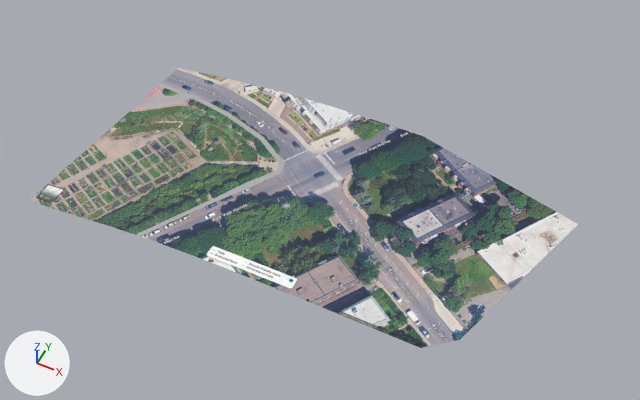
The FBX model src/Terrain/StreetCorner/Art/street_corner_terrain.fbx: old version first, new version second.
Camera for both pictures: a camera (50 mm lens) standing at (105.0, -199.0, 245.0) and looking at (7.0, -3.0, 0.0). Arrows for +X, +Y and +Z are at lower left; the lights stay in place. Where no turn or scale is listed for an object, it has been applied to the vertices. Vertices at the same position are counted once.

The first picture shows 'street_corner_satellite', 'street_corner_satellite.002', 'street_corner_satellite.003', 'street_corner_satellite.004', 'street_corner_satellite.005'.
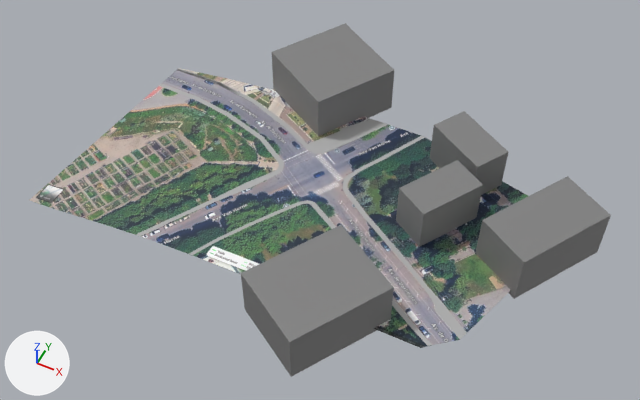
Edits to the bpy script that builds the scene:
```text
Change me_street_corner_satellite_009:
    remove me_street_corner_satellite_009.from_pydata(...)  # 97 vertices, 92 faces; spans x -86.5..13.8, y 18.2..45.5, z -8.3..0.0
    add me_street_corner_satellite_009.from_pydata(...)  # 97 vertices, 96 faces; spans x -86.5..13.8, y 18.2..45.5, z -8.3..0.0
    me_street_corner_satellite_009 part 4
    10 vertices are removed from x -86.5..-64.1, y 40.9..44.4, z -8.3..-5.0
    18 faces are deleted
    4 vertices in x -86.4..-43.0, y 36.2..44.8, z -8.3..-2.4 move by (0.2, 0.6, 0.0)
    32 vertices move from x -86.3..9.5, y 19.6..45.5, z -8.3..-0.1 to x -86.2..6.1, y 19.9..45.5, z -8.3..-0.1
    10 vertices are added at x -86.3..-63.3, y 40.9..45.4, z -8.3..-4.9
    18 new faces join them, mat_street_corner_satellite (picture img_street_corner_satellite_png)
    4 new faces join them, mat_sidewalk (grey #afafaf)
    me_street_corner_satellite_009 part 5: 20 kept faces spanning x -86.2..11.6, y 21.6..45.5, z -8.3..0.0 get new texture (UV) coordinates
    me_street_corner_satellite_009 part 6: 17 faces spanning x -43.7..13.8, y 18.2..45.5, z -2.5..0.0 switch from mat_street_corner_satellite (picture img_street_corner_satellite_png) to mat_sidewalk (grey #afafaf)
Change me_street_corner_satellite_011:
    remove me_street_corner_satellite_011.from_pydata(...)  # 167 vertices, 162 faces; spans x -23.0..67.3, y -45.5..-4.5, z -1.1..0.1
    add me_street_corner_satellite_011.from_pydata(...)  # 169 vertices, 163 faces; spans x -23.0..67.9, y -45.5..-4.5, z -1.1..0.1
    me_street_corner_satellite_011 part 1
    4 vertices are removed from x 67.3, y -43.3..-43.2, z 0.0..0.1
    8 faces are deleted
    8 vertices in x 55.6..58.9, y -38.5..-36.3, z 0.0..0.1 move by (-0.9, -0.9, 0.0)
    6 vertices in x 58.1..60.0, y -38.8..-38.0, z 0.0..0.1 move by (-1.0, -0.9, 0.0)
    6 vertices in x 57.0..59.8, y -39.0..-37.0, z 0.0..0.1 move by (-0.9, -1.0, 0.0)
    4 vertices in x 58.8..66.2, y -44.3..-40.3, z 0.0..0.1 move by (-0.3, -0.2, 0.0)
    4 vertices in x 18.4..19.1, y -14.5..-13.4, z -0.1..0.0 move by (-0.8, -0.6, 0.0)
    4 vertices in x 51.1..51.4, y -34.0..-33.6, z 0.0..0.1 move by (-1.1, -1.0, 0.0)
    24 vertices move from x 2.4..66.8, y -43.7..-4.5, z -0.3..0.1 to x 2.3..66.1, y -44.4..-4.7, z -0.3..0.1
    6 vertices are added at (67.9, -42.8, 0.0), (66.5, -44.0, 0.0), (66.6, -43.8, 0.0), (67.9, -42.8, 0.1), (66.5, -44.0, 0.1), (66.6, -43.8, 0.1)
    8 new faces join them, mat_street_corner_satellite (picture img_street_corner_satellite_png)
    1 new face joins them, mat_sidewalk (grey #afafaf)
    me_street_corner_satellite_011 part 2: 10 kept faces spanning x 50.0..59.0, y -40.0..-34.6, z 0.0..0.1 get new texture (UV) coordinates
    me_street_corner_satellite_011 part 3: 16 faces spanning x -23.0..60.2, y -45.5..-4.5, z -1.0..0.1 switch from mat_street_corner_satellite (picture img_street_corner_satellite_png) to mat_sidewalk (grey #afafaf)
Change me_street_corner_satellite_010:
    where me_street_corner_satellite_010.from_pydata(...)  # 169 vertices, 164 faces; spans x 10.6..95.9, y -37.0..45.5, z -0.1..0.1
    me_street_corner_satellite_010 part 7: 7 of the faces centred in x 50.6..70.9, y -32.4..-17.6, z 0.1 switch from mat_street_corner_satellite (picture img_street_corner_satellite_png) to mat_sidewalk (grey #afafaf)
Add me_cube_001:
    me_cube_001.from_pydata([(-12.8, -7.2, -10.0), (-12.8, -7.2, 10.0), (0.6, 14.7, -10.0), (0.6, 14.7, 10.0), (-0.6, -14.7, -10.0), (-0.6, -14.7, 10.0), (12.8, 7.2, -10.0), (12.8, 7.2, 10.0)], [], [(0, 1, 3, 2), (2, 3, 7, 6), (6, 7, 5, 4), (4, 5, 1, 0), (2, 6, 4, 0), (7, 3, 1, 5)])
    me_cube_001.materials.append(mat_building)  # grey #818181
Add me_cube:
    me_cube.from_pydata([(-24.4, -5.9, -10.0), (-24.4, -5.9, 10.0), (-5.9, 24.4, -10.0), (-5.9, 24.4, 10.0), (5.9, -24.4, -10.0), (5.9, -24.4, 10.0), (24.4, 5.9, -10.0), (24.4, 5.9, 10.0)], [], [(0, 1, 3, 2), (2, 3, 7, 6), (6, 7, 5, 4), (4, 5, 1, 0), (2, 6, 4, 0), (7, 3, 1, 5)])
    me_cube.materials.append(mat_building)  # grey #818181
Add me_cube_003:
    me_cube_003.from_pydata([(-19.0, -10.7, -10.0), (-19.0, -10.7, 10.0), (0.9, 21.8, -10.0), (0.9, 21.8, 10.0), (-0.9, -21.8, -10.0), (-0.9, -21.8, 10.0), (19.0, 10.7, -10.0), (19.0, 10.7, 10.0)], [], [(0, 1, 3, 2), (2, 3, 7, 6), (6, 7, 5, 4), (4, 5, 1, 0), (2, 6, 4, 0), (7, 3, 1, 5)])
    me_cube_003.materials.append(mat_building)  # grey #818181
Add me_cube_002:
    me_cube_002.from_pydata([(-7.2, 12.8, -10.0), (-7.2, 12.8, 10.0), (14.7, -0.6, -10.0), (14.7, -0.6, 10.0), (-14.7, 0.6, -10.0), (-14.7, 0.6, 10.0), (7.2, -12.8, -10.0), (7.2, -12.8, 10.0)], [], [(0, 1, 3, 2), (2, 3, 7, 6), (6, 7, 5, 4), (4, 5, 1, 0), (2, 6, 4, 0), (7, 3, 1, 5)])
    me_cube_002.materials.append(mat_building)  # grey #818181
Add ob_building_002:
    ob_building_002 = bpy.data.objects.new('Building.002', me_cube_001)
    ob_building_002.location = (49.3, 7.4, 7.7)
Add ob_building_001:
    ob_building_001 = bpy.data.objects.new('Building.001', me_cube)
    ob_building_001.location = (-14.4, 51.6, 7.7)
Add ob_building_004:
    ob_building_004 = bpy.data.objects.new('Building.004', me_cube_003)
    ob_building_004.location = (86.3, 10.0, 7.7)
Add ob_building_003:
    ob_building_003 = bpy.data.objects.new('Building.003', me_cube_002)
    ob_building_003.location = (50.1, 34.6, 7.7)
Add ob_building_005:
    ob_building_005 = bpy.data.objects.new('Building.005', me_cube_004)  # a box spanning x -1.0..1.0, y -1.0..1.0, z -1.0..1.0; in mat_building (grey #818181)
    ob_building_005.location = (28.8, -48.0, 7.7)
    ob_building_005.rotation_euler = (-3.142, 0.0, -0.549)  # degrees (-180, 0, -31)
    ob_building_005.scale = (-15.3, -19.1, -10.0)
```

Pixel boxes (x1, y1, x2, y2) of what changed, in the pictures (640 x 400 px; the box of a moved part takes in the faces that stretch with it):
'Building.005', added
    after: (241, 225, 394, 377)
'Building.004', added
    after: (476, 176, 611, 299)
'Building.001', added
    after: (272, 23, 394, 136)
'Building.002', added
    after: (396, 160, 483, 247)
'Building.003', added
    after: (430, 111, 508, 195)
part 1 of me_street_corner_satellite_011, moved or reshaped
    before: (279, 204, 430, 347)
    after: (279, 204, 432, 347)
part 2 of me_street_corner_satellite_011, surface changed
    before: (396, 305, 414, 326)
    after: (392, 306, 411, 328)
part 3 of me_street_corner_satellite_011, recoloured (green to grey)
    both: (189, 200, 415, 326)
part 4 of me_street_corner_satellite_009, moved or reshaped
    before: (177, 69, 327, 148)
    after: (177, 68, 321, 151)
part 5 of me_street_corner_satellite_009, surface changed
    before: (178, 68, 378, 144)
    after: (180, 68, 370, 138)
part 6 of me_street_corner_satellite_009, recoloured
    both: (251, 100, 388, 154)
part 7 of me_street_corner_satellite_010, recoloured
    both: (435, 306, 449, 313)
